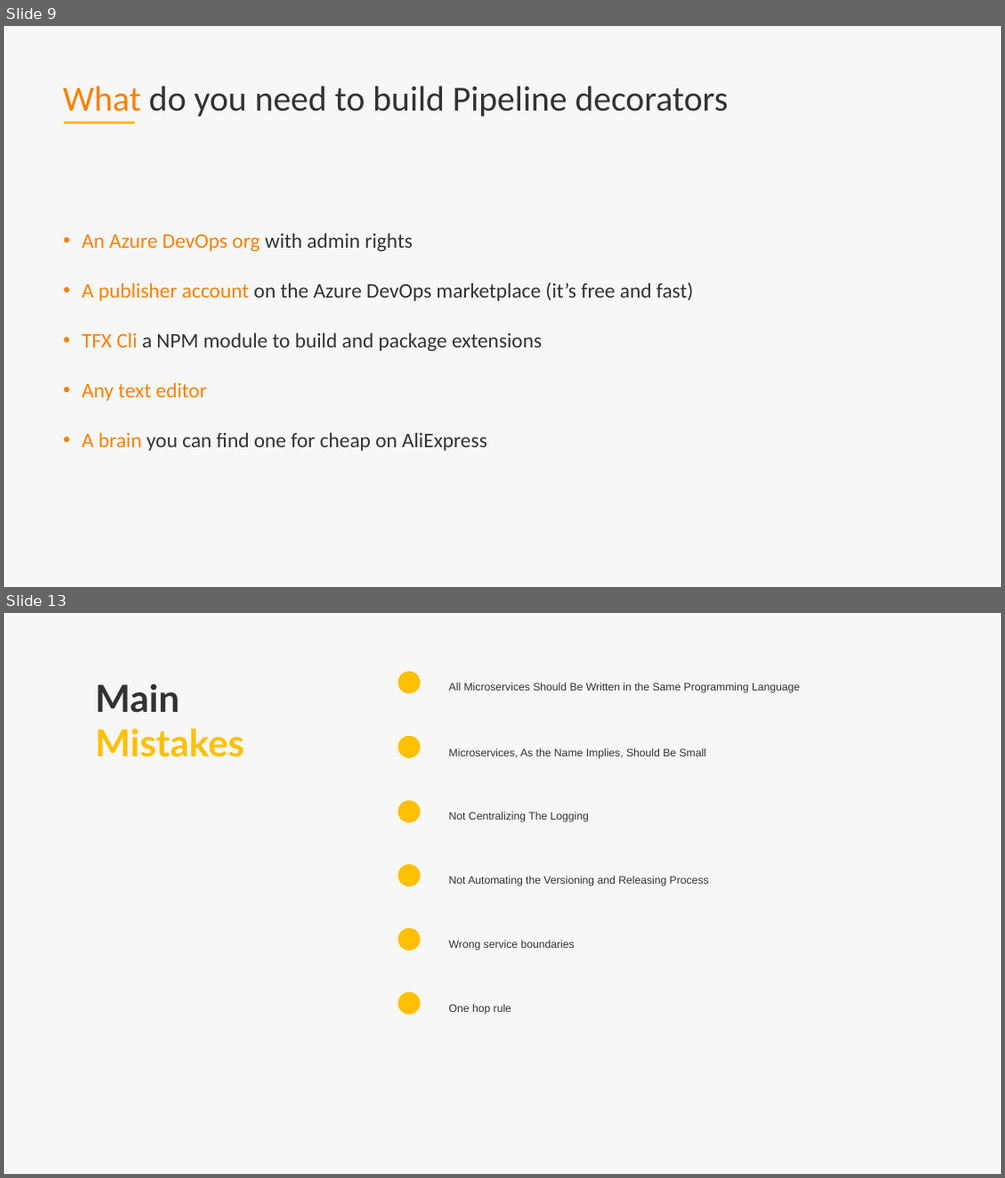
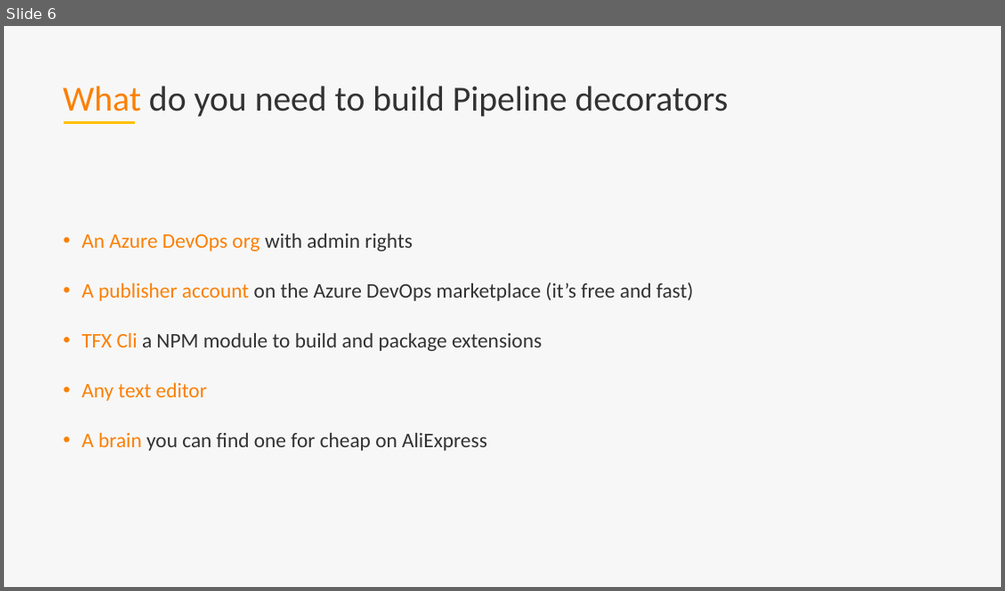
Before and after one commit to lgmorand/azure-devops-pipeline-decorators, a slide deck: presentation/Azure DevOps - pipeline decorators.pptx. Shown one above the other, each under a label of ours: slides 9 and 13 before the commit, slide 6 after it; the slides between them are not shown. The pictures are 1005x1178 and 1005x591 pixels, drawn with LibreOffice and Linux fonts; fonts in the diff are those of the drawing; background and template pictures are left out. Boxes give left, top, right and bottom in pixels: in the first picture for what was removed or moved away, otherwise in the second. Text is boxed around its words. In the diff, an @@ line names an element or a change of style, - is before the commit and + after.

```diff
--- a/presentation/Azure DevOps - pipeline decorators.pptx
+++ b/presentation/Azure DevOps - pipeline decorators.pptx
@@ slide 13 removed at bbox=[4, 613, 1001, 1174], background #F7F7F7 @@
@@ text removed at bbox=[95, 684, 244, 757] @@
-Main
-Mistakes
@@ ellipse removed at bbox=[398, 672, 421, 694] @@
@@ text removed at bbox=[449, 682, 800, 693] @@
-All Microservices Should Be Written in the Same Programming Language
@@ ellipse removed at bbox=[398, 736, 421, 758] @@
@@ text removed at bbox=[449, 748, 706, 759] @@
-Microservices, As the Name Implies, Should Be Small
@@ ellipse removed at bbox=[398, 800, 421, 822] @@
@@ text removed at bbox=[449, 811, 589, 822] @@
-Not Centralizing The Logging
@@ ellipse removed at bbox=[398, 864, 421, 887] @@
@@ text removed at bbox=[449, 876, 709, 886] @@
-Not Automating the Versioning and Releasing Process
@@ ellipse removed at bbox=[398, 928, 421, 950] @@
@@ text removed at bbox=[449, 940, 574, 950] @@
-Wrong service boundaries
@@ ellipse removed at bbox=[398, 992, 421, 1014] @@
@@ text removed at bbox=[449, 1004, 511, 1014] @@
-One hop rule
@@ what was slide 9 is now slide 6 @@
```
Also in this commit, not shown: 3 slides changed, 13 slides added, 5 other slides removed.
